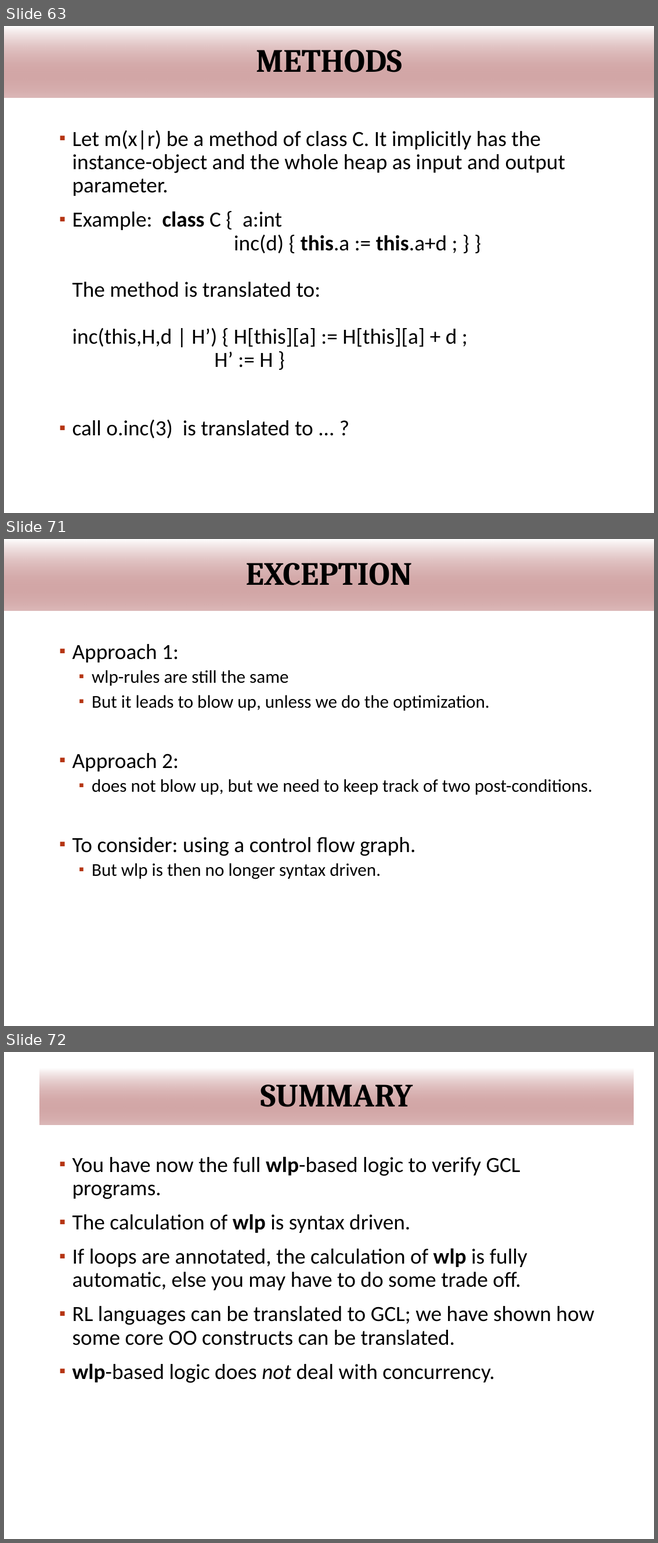
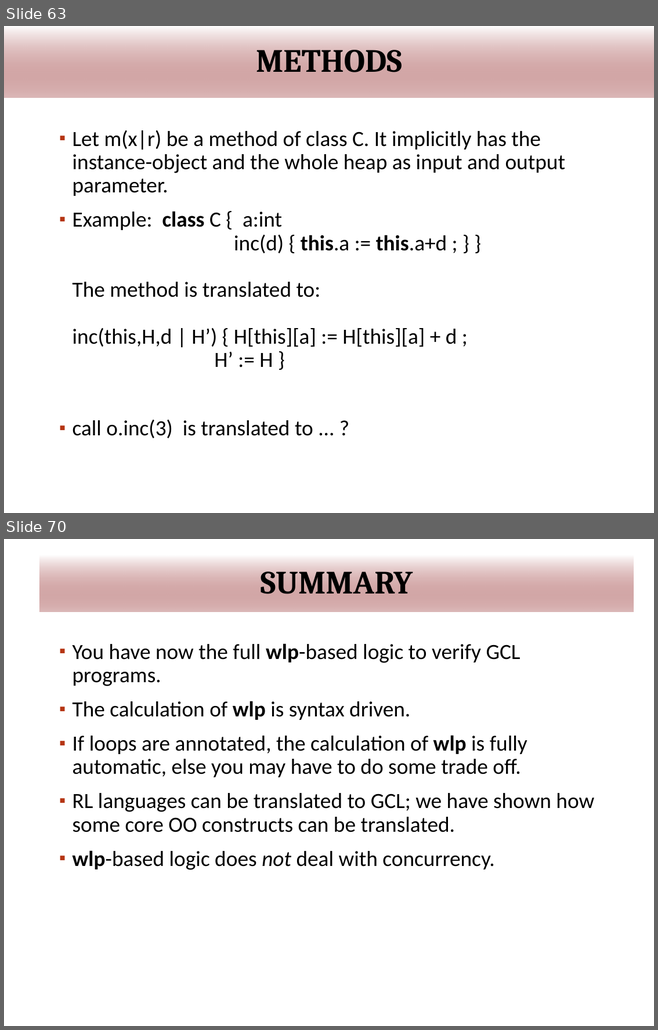
Before and after one commit to wooshrow/infopv, a slide deck: slides/PV_hoare.pptx. Shown one above the other, each under a label of ours: slides 63, 71 and 72 before the commit, slides 63 and 70 after it; the slides between them are not shown. The pictures are 658x1543 and 658x1030 pixels, drawn with LibreOffice and Linux fonts; fonts in the diff are those of the drawing; background and template pictures are left out. Boxes give left, top, right and bottom in pixels: in the first picture for what was removed or moved away, otherwise in the second. Text is boxed around its words. In the diff, an @@ line names an element or a change of style, - is before the commit and + after.

```diff
--- a/slides/PV_hoare.pptx
+++ b/slides/PV_hoare.pptx
@@ slide 71 removed at [4, 539, 654, 1026], background #FFFFFF; not listed: 1 template element that a slide beside it also shows @@
@@ title removed at [4, 539, 654, 610] @@
-EXCEPTION
@@ text removed at [72, 644, 592, 879] @@
-▪ Approach 1:
-  ▪ wlp-rules are still the same
-  ▪ But it leads to blow up, unless we do the optimization.
-▪ Approach 2:
-  ▪ does not blow up, but we need to keep track of two post-conditions.
-▪ To consider: using a control flow graph.
-  ▪ But wlp is then no longer syntax driven.
@@ page number removed at [607, 984, 641, 1011] @@
-71
@@ what was slide 72 is now slide 70 @@
```
Also in this commit, not shown: 6 slides changed, 1 slide added, 2 other slides removed, 1 other file.
